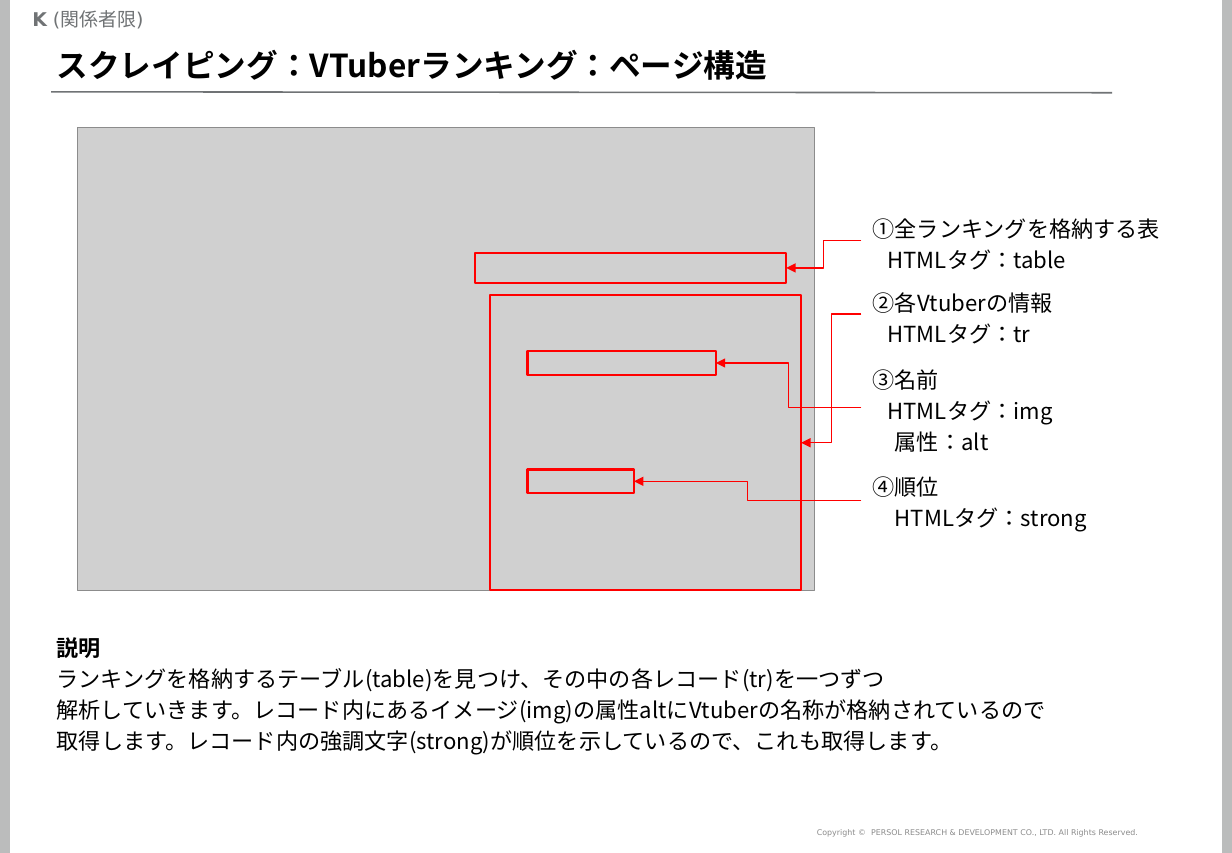
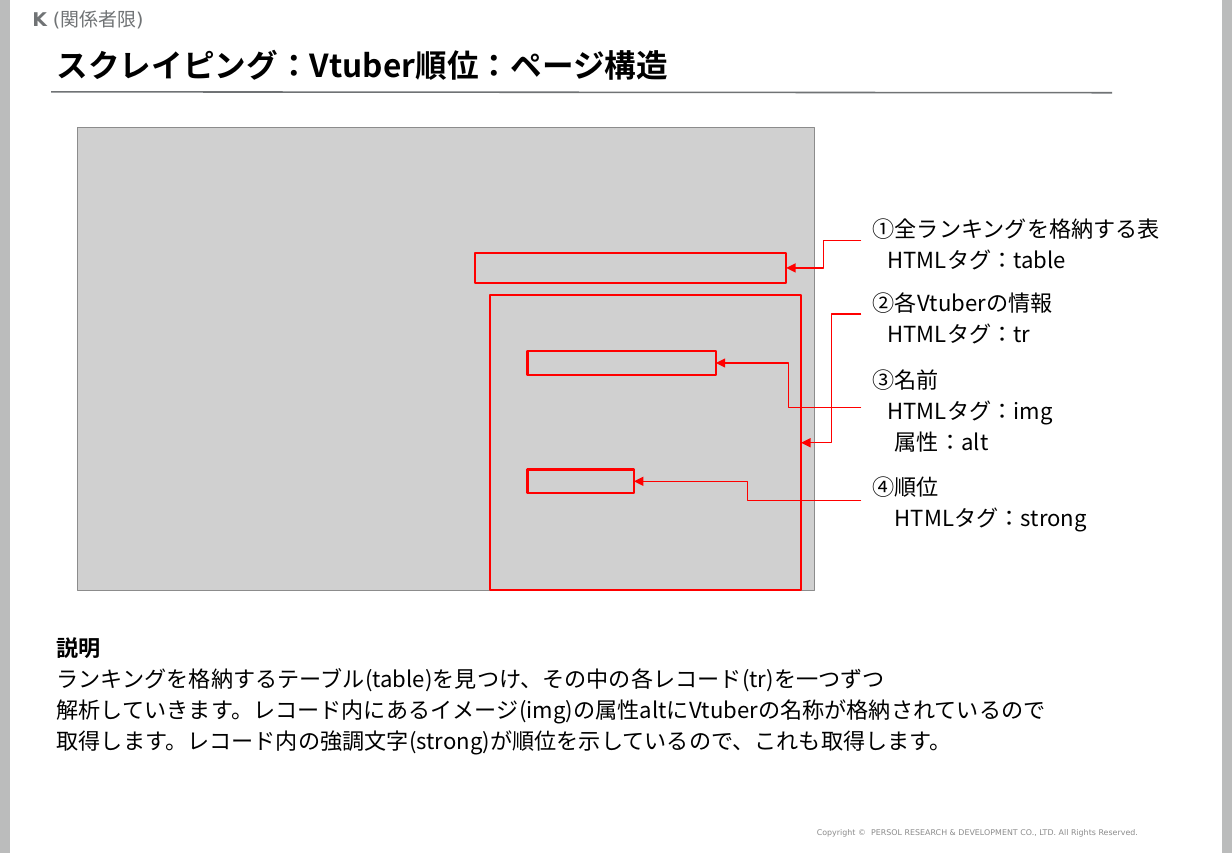
Before and after one commit to mogrodown/python_session, a slide deck: slide 21 of doc/python中級講座_2020.pptx (slide 18 before the commit). Drawn at 1232x853 pixels with LibreOffice and Linux fonts; fonts in the diff are those of the drawing; grey boxes stand for pictures; background and template pictures are left out. Boxes give left, top, right and bottom in pixels: in the first picture for what was removed or moved away, otherwise in the second. Text is boxed around its words. In the diff, an @@ line names an element or a change of style, - is before the commit and + after.

```diff
--- a/doc/python中級講座_2020.pptx
+++ b/doc/python中級講座_2020.pptx
@@ title at [57, 50, 668, 80]: text changed @@
-スクレイピング：VTuberランキング：ページ構造
+スクレイピング：Vtuber順位：ページ構造
```
Also in this commit, not shown: 29 other slides changed, 6 slides added, 2 slides removed, 6 other files.
